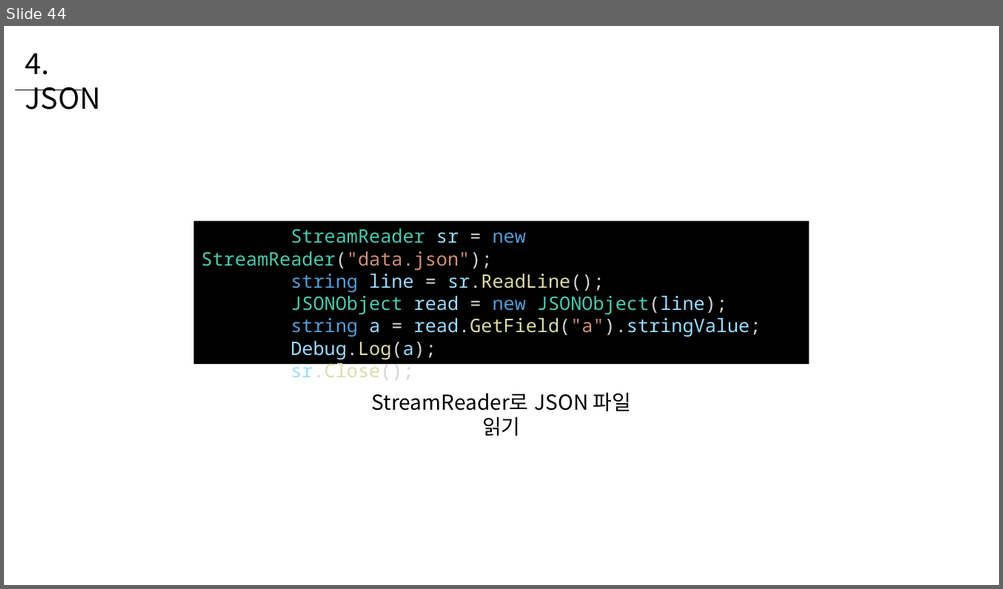
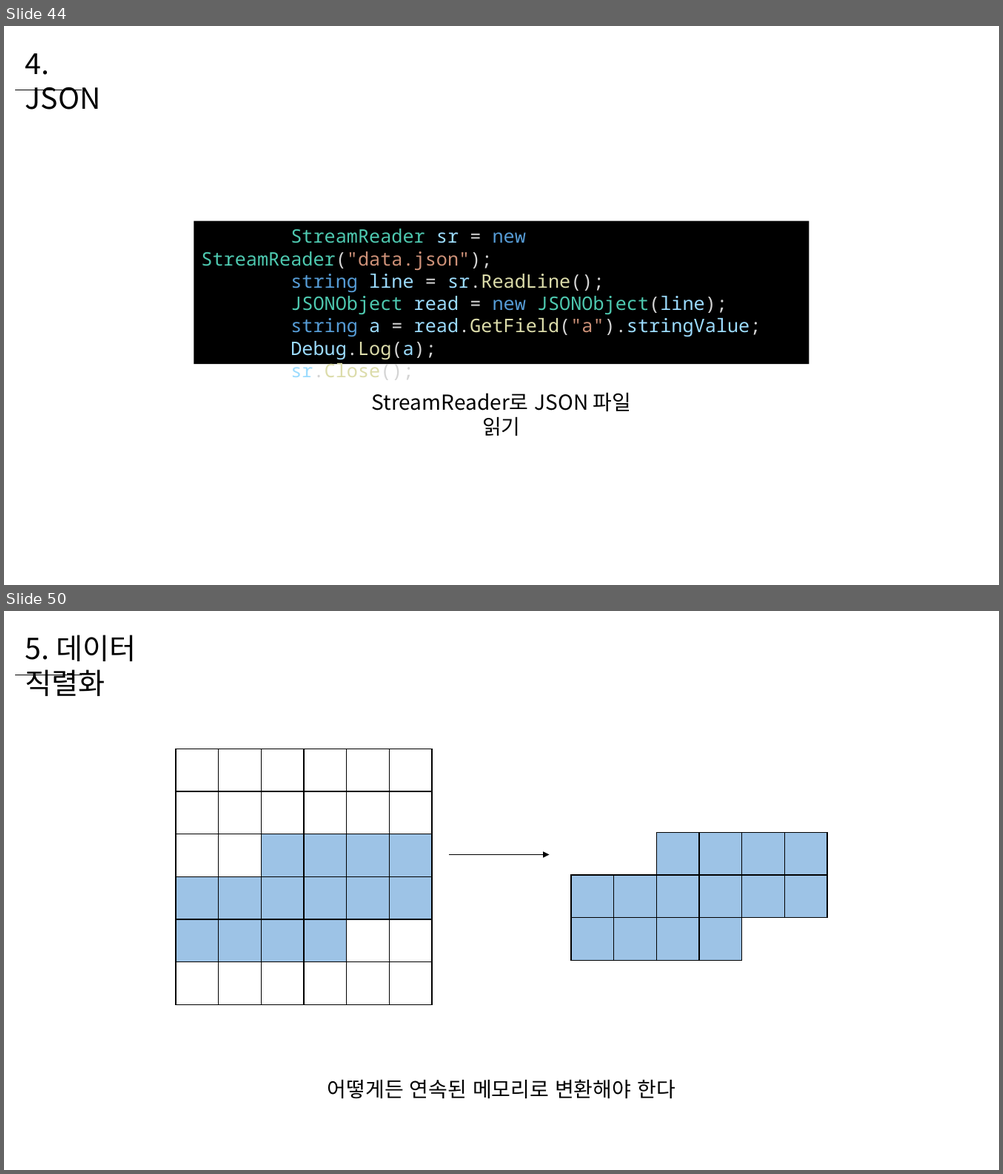
Before and after one commit to WooLyung/2022-Unity-Lecture, a slide deck: 4 - 데이터 관리 기초.pptx. Shown one above the other, each under a label of ours: slide 44 before the commit, slides 44 and 50 after it; the slides between them are not shown. The pictures are 1003x589 and 1003x1174 pixels, drawn with LibreOffice and Linux fonts; fonts in the diff are those of the drawing. Boxes give left, top, right and bottom in pixels: in the first picture for what was removed or moved away, otherwise in the second. Text is boxed around its words. In the diff, an @@ line names an element or a change of style, - is before the commit and + after.

```diff
--- a/4 - 데이터 관리 기초.pptx
+++ b/4 - 데이터 관리 기초.pptx
@@ slide 50 added at bbox=[4, 611, 999, 1170], background #FFFFFF @@
@@ text added at bbox=[25, 635, 136, 696], 28 pt, text #000000 @@
+5. 데이터 직렬화
@@ line added from (14, 675) to (82, 675), #000000 0.5 pt @@
@@ rectangle added at bbox=[656, 832, 699, 875], fill #9DC3E6, outline #000000 1 pt @@
@@ rectangle added at bbox=[700, 832, 742, 875], fill #9DC3E6, outline #000000 1 pt @@
@@ rectangle added at bbox=[742, 832, 785, 875], fill #9DC3E6, outline #000000 1 pt @@
@@ rectangle added at bbox=[785, 832, 827, 875], fill #9DC3E6, outline #000000 1 pt @@
@@ arrow added from (449, 855) to (549, 855), #000000 1 pt @@
@@ rectangle added at bbox=[571, 875, 614, 917], fill #9DC3E6, outline #000000 1 pt @@
@@ rectangle added at bbox=[614, 875, 656, 917], fill #9DC3E6, outline #000000 1 pt @@
@@ rectangle added at bbox=[656, 875, 699, 917], fill #9DC3E6, outline #000000 1 pt @@
@@ rectangle added at bbox=[700, 875, 742, 917], fill #9DC3E6, outline #000000 1 pt @@
@@ rectangle added at bbox=[742, 875, 785, 917], fill #9DC3E6, outline #000000 1 pt @@
@@ rectangle added at bbox=[785, 875, 827, 917], fill #9DC3E6, outline #000000 1 pt @@
@@ rectangle added at bbox=[571, 918, 614, 961], fill #9DC3E6, outline #000000 1 pt @@
@@ rectangle added at bbox=[614, 918, 656, 961], fill #9DC3E6, outline #000000 1 pt @@
@@ rectangle added at bbox=[656, 918, 699, 961], fill #9DC3E6, outline #000000 1 pt @@
@@ rectangle added at bbox=[700, 918, 742, 961], fill #9DC3E6, outline #000000 1 pt @@
@@ group added at bbox=[176, 749, 432, 1005]: 36 rectangles @@
@@ text added at bbox=[327, 1079, 675, 1099], 20 pt, text #000000 @@
+어떻게든 연속된 메모리로 변환해야 한다
```
Also in this commit, not shown: 4 slides changed, 17 other slides added.
